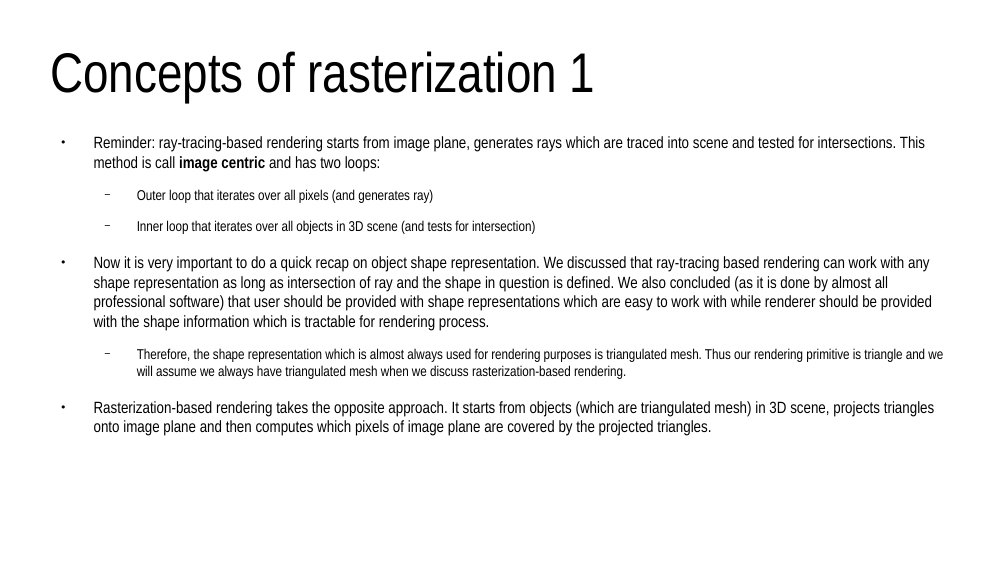
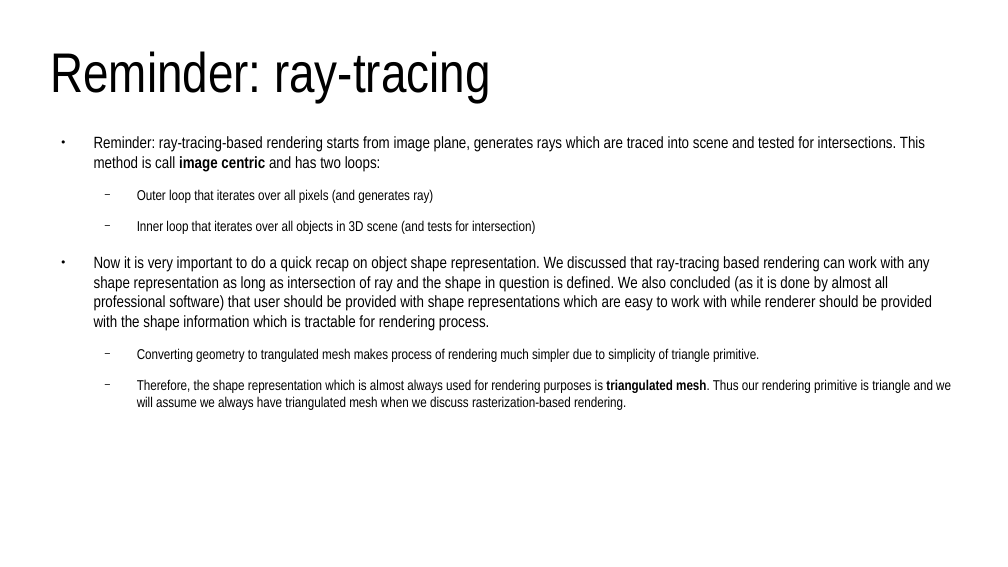
Before and after one commit to lorentzo/IntroductionToComputerGraphics, a slide deck: slide 5 of lectures/4_foundations_rendering/4_3_rasterization.odp. Drawn at 1008x567 pixels with LibreOffice and Linux fonts; fonts in the diff are those of the drawing. Boxes give left, top, right and bottom in pixels: in the first picture for what was removed or moved away, otherwise in the second. Text is boxed around its words. In the diff, an @@ line names an element or a change of style, - is before the commit and + after.

Commit message:
rasterization

```diff
--- a/lectures/4_foundations_rendering/4_3_rasterization.odp
+++ b/lectures/4_foundations_rendering/4_3_rasterization.odp
@@ title at (x1=50, y1=51, x2=490, y2=102): text changed @@
-Concepts of rasterization 1
+Reminder: ray-tracing
@@ text at (x1=137, y1=348, x2=759, y2=362): paragraph added @@
+  − Converting geometry to trangulated mesh makes process of rendering much simpler due to simplicity of triangle primitive.
@@ text at (x1=137, y1=379, x2=951, y2=410): bold on in "triangulated mesh." @@
@@ text at (x1=94, y1=401, x2=934, y2=436): paragraph removed @@
-● Rasterization-based rendering takes the opposite approach. It starts from objects (which are triangulated mesh) in 3D scene, projects triangles onto image plane and then computes which pixels of image plane are covered by the projected triangles.
```
Also in this commit, not shown: 12 other slides changed, 10 slides added, 1 slide removed, 1 other file.
